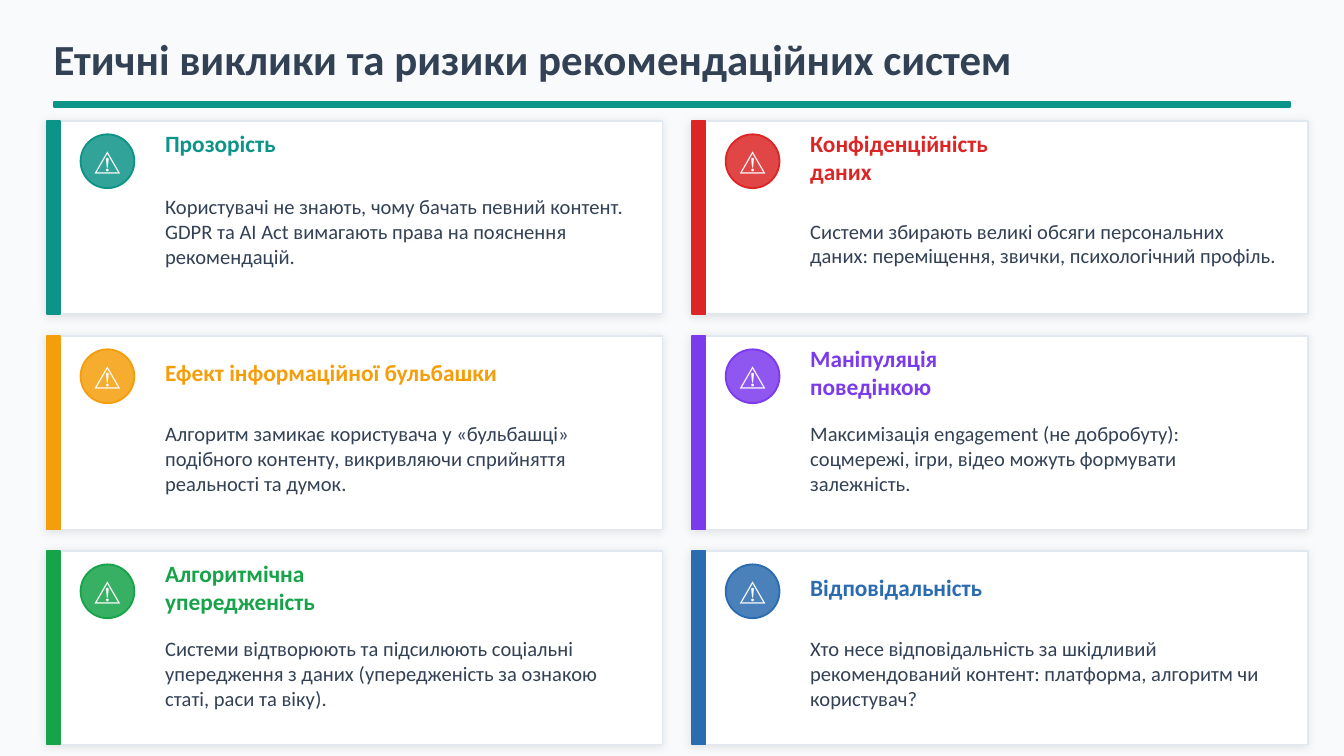
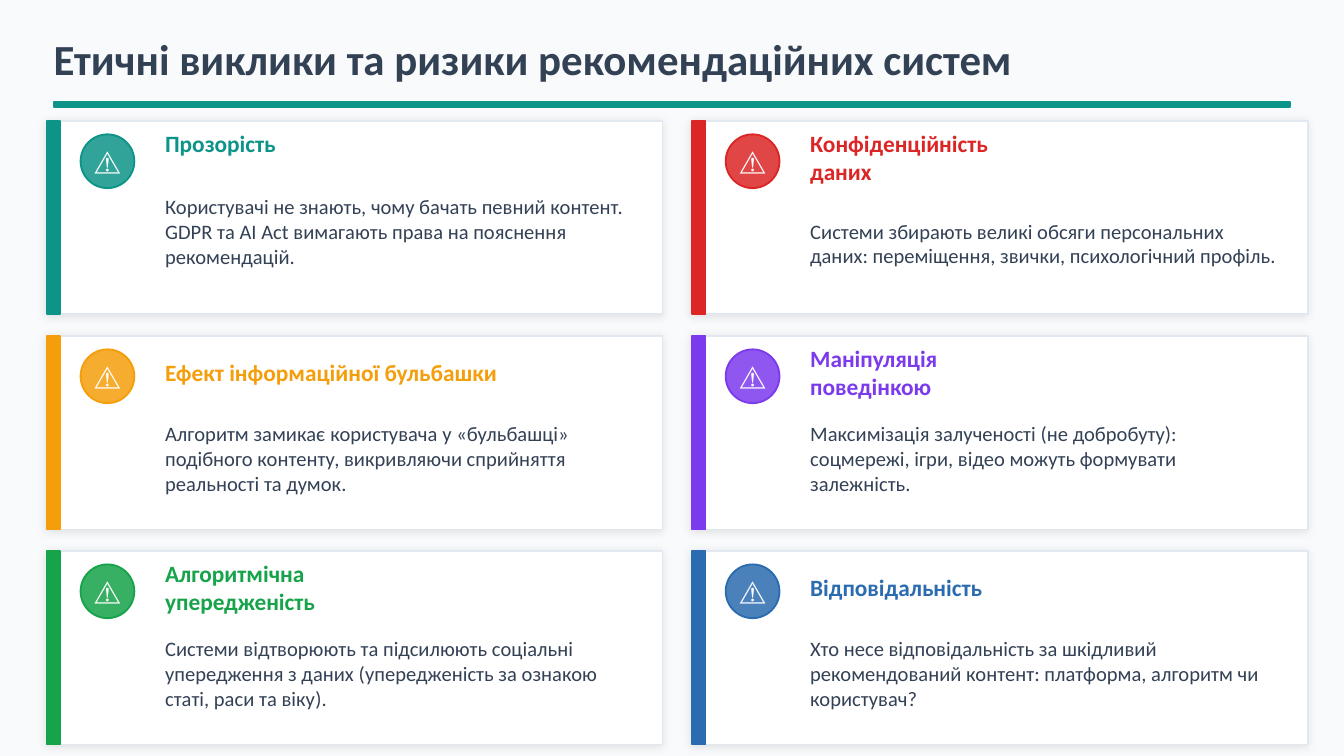
Before and after one commit to BohdanRomaniuk/IAC-Group-Recommender, a slide deck: slide 24 of docs/Presentation - Recommendation Systems. Theoretical Approaches.pptx. Drawn at 1344x756 pixels with LibreOffice and Linux fonts; fonts in the diff are those of the drawing. Boxes give left, top, right and bottom in pixels: in the first picture for what was removed or moved away, otherwise in the second. Text is boxed around its words. In the diff, an @@ line names an element or a change of style, - is before the commit and + after.

```diff
--- a/docs/Presentation - Recommendation Systems. Theoretical Approaches.pptx
+++ b/docs/Presentation - Recommendation Systems. Theoretical Approaches.pptx
@@ text at box(810, 426, 1177, 491): text changed @@
-Максимізація engagement (не добробуту): соцмережі, ігри, відео можуть формувати залежність.
+Максимізація залученості (не добробуту): соцмережі, ігри, відео можуть формувати залежність.
```
Also in this commit, not shown: 11 other slides changed.
